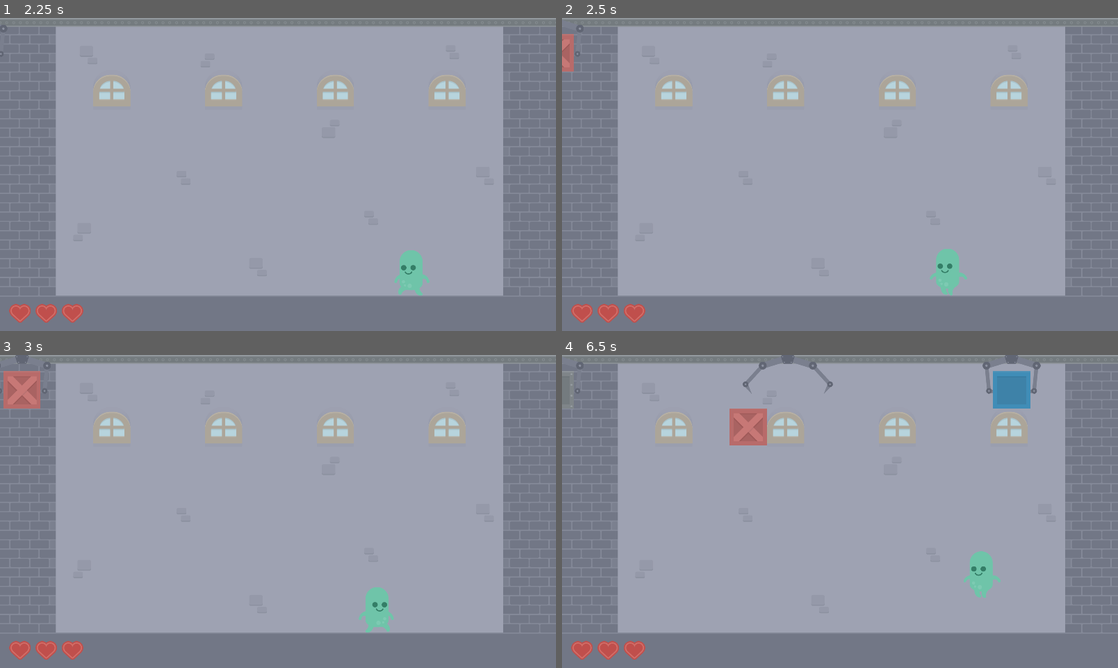
Above: before the commit, frames 1-4 (two rows, left to right).
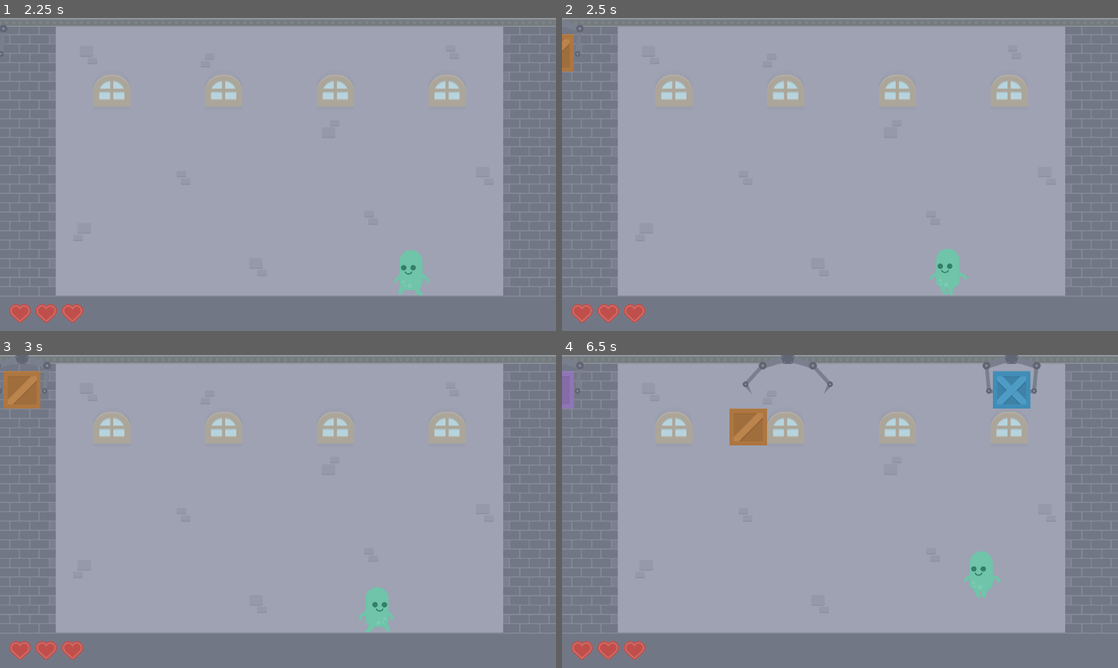
Above: after the commit, the same moments.

Repository: staskozin/stack-attack
Game: Godot game, scene res://scenes/main.tscn
Two runs of this game, one before a commit and one after it. Both use one fixed random seed, a clock stepped at 60 frames per second and the inputs below.
Inputs:
- Up to frame 1 (2.25 s): hold D (input_right) 0.53-2.03 s; tap W (input_up) at 0.77, 1.52 s; hold A (input_left) from 2.03 s (still down)
- Up to frame 2 (2.5 s): keep holding A (input_left)
- Up to frame 3 (3 s): release A (input_left) at 2.78 s; hold D (input_right) from 2.78 s (still down)
- Up to frame 4 (6.5 s): tap W (input_up) at 3.02, 3.77, 4.52, 6.02 s; release D (input_right) at 4.28 s; hold A (input_left) 4.28-5.03 s; hold D (input_right) 5.03-5.78 s; hold A (input_left) from 5.78 s (still down)

Frame 1 is identical in both runs. In frame 2, 0.3% of the frame differs, in the area x 0-3%, y 5-18%; in frame 3, 0.8%; in frame 4, 1.3%, in the area x 0-84%, y 5-29%.

Commit message:
Костыльно реализовал тяжелый ящик
Обязательно переделать, потому что с кранов нужно будет сбрасывать и бонусы

Diff:
--- /dev/null
+++ b/scenes/metal_box.tscn
@@ -0,0 +1,146 @@
+[gd_scene load_steps=16 format=3 uid="uid://q8qresqbf7bw"]
+
+[ext_resource type="Script" path="res://scripts/metal_box.gd" id="1_el74f"]
+[ext_resource type="Texture2D" uid="uid://m7q2qhtig51t" path="res://assets/sprites/box/brown0.png" id="2_oe6t3"]
+[ext_resource type="Texture2D" uid="uid://bb3mf27vb76v0" path="res://assets/sprites/box/brown3.png" id="3_adnh8"]
+[ext_resource type="Script" path="res://scripts/states/state_machine.gd" id="4_mexr3"]
+[ext_resource type="Script" path="res://scripts/states/metal_box/idle.gd" id="5_qjkc0"]
+[ext_resource type="Script" path="res://scripts/states/metal_box/move_down.gd" id="6_dshss"]
+[ext_resource type="Script" path="res://scripts/states/metal_box/exploding.gd" id="7_dmwky"]
+
+[sub_resource type="RectangleShape2D" id="RectangleShape2D_dehl2"]
+size = Vector2(128, 128)
+
+[sub_resource type="Curve" id="Curve_cajyl"]
+_data = [Vector2(0, 0.307692), 0.0, 0.0, 0, 0, Vector2(1, 0.307692), 0.0, 0.0, 0, 0]
+point_count = 2
+
+[sub_resource type="Curve" id="Curve_gs38i"]
+_data = [Vector2(0, 1), 0.0, 0.0, 0, 0, Vector2(1, 1), 0.0, 0.0, 0, 0]
+point_count = 2
+
+[sub_resource type="Curve" id="Curve_ggfqw"]
+_data = [Vector2(0, 1), 0.0, 0.0, 0, 0, Vector2(1, 1), 0.0, 0.0, 0, 0]
+point_count = 2
+
+[sub_resource type="CurveXYZTexture" id="CurveXYZTexture_73vgd"]
+curve_x = SubResource("Curve_cajyl")
+curve_y = SubResource("Curve_gs38i")
+curve_z = SubResource("Curve_ggfqw")
+
+[sub_resource type="ParticleProcessMaterial" id="ParticleProcessMaterial_jg4u5"]
+particle_flag_disable_z = true
+emission_shape = 3
+emission_box_extents = Vector3(64, 64, 0)
+angle_min = -180.0
+angle_max = 180.0
+direction = Vector3(0, -1, 0)
+spread = 90.0
+initial_velocity_min = 256.0
+initial_velocity_max = 256.0
+angular_velocity_min = -100.0
+angular_velocity_max = 100.0
+gravity = Vector3(0, 800, 0)
+linear_accel_min = 1.0
+linear_accel_max = 1.0
+scale_min = 0.6
+scale_max = 0.8
+scale_curve = SubResource("CurveXYZTexture_73vgd")
+collision_mode = 2
+
+[sub_resource type="RectangleShape2D" id="RectangleShape2D_lxx8y"]
+size = Vector2(122, 1)
+
+[sub_resource type="RectangleShape2D" id="RectangleShape2D_cnuru"]
+size = Vector2(1, 122)
+
+[node name="MetalBox" type="AnimatableBody2D" groups=["box"]]
+collision_mask = 0
+script = ExtResource("1_el74f")
+
+[node name="Texture" type="Sprite2D" parent="."]
+texture = ExtResource("2_oe6t3")
+
+[node name="CollisionShape" type="CollisionShape2D" parent="."]
+shape = SubResource("RectangleShape2D_dehl2")
+
+[node name="Explosion" type="GPUParticles2D" parent="."]
+z_index = 4096
+emitting = false
+amount = 7
+process_material = SubResource("ParticleProcessMaterial_jg4u5")
+texture = ExtResource("3_adnh8")
+lifetime = 3.0
+one_shot = true
+explosiveness = 1.0
+fixed_fps = 0
+interpolate = false
+collision_base_size = 0.6
+visibility_rect = Rect2(-782, -159, 1658, 1080)
+draw_order = 0
+
+[node name="DEBUG" type="VBoxContainer" parent="."]
+visible = false
+offset_left = -64.0
+offset_top = -64.0
+offset_right = 64.0
+offset_bottom = 64.0
+
+[node name="Position" type="Label" parent="DEBUG"]
+layout_mode = 2
+theme_override_font_sizes/font_size = 14
+
+[node name="State" type="Label" parent="DEBUG"]
+layout_mode = 2
+theme_override_font_sizes/font_size = 14
+
+[node name="FieldPos" type="Label" parent="DEBUG"]
+layout_mode = 2
+theme_override_font_sizes/font_size = 14
+
+[node name="ToFieldPos" type="Label" parent="DEBUG"]
+layout_mode = 2
+theme_override_font_sizes/font_size = 14
+
+[node name="StateMachine" type="Node" parent="." node_paths=PackedStringArray("initial_state")]
+unique_name_in_owner = true
+script = ExtResource("4_mexr3")
+initial_state = NodePath("Idle")
+
+[node name="Idle" type="Node" parent="StateMachine"]
+script = ExtResource("5_qjkc0")
+
+[node name="MoveDown" type="Node" parent="StateMachine"]
+script = ExtResource("6_dshss")
+
+[node name="Exploding" type="Node" parent="StateMachine"]
+script = ExtResource("7_dmwky")
+
+[node name="BottomSide" type="Area2D" parent="."]
+unique_name_in_owner = true
+collision_layer = 0
+collision_mask = 2
+
+[node name="CollisionShape" type="CollisionShape2D" parent="BottomSide"]
+position = Vector2(0, 64.5)
+shape = SubResource("RectangleShape2D_lxx8y")
+
+[node name="LeftSide" type="Area2D" parent="."]
+unique_name_in_owner = true
+collision_layer = 0
+collision_mask = 2
+
+[node name="CollisionShape" type="CollisionShape2D" parent="LeftSide"]
+position = Vector2(-64.5, 0)
+shape = SubResource("RectangleShape2D_cnuru")
+
+[node name="RightSide" type="Area2D" parent="."]
+unique_name_in_owner = true
+collision_layer = 0
+collision_mask = 2
+
+[node name="CollisionShape" type="CollisionShape2D" parent="RightSide"]
+position = Vector2(64.5, 0)
+shape = SubResource("RectangleShape2D_cnuru")
+
+[connection signal="body_entered" from="BottomSide" to="." method="_on_bottom_side_body_entered"]
--- a/scripts/autoloads/field.gd
+++ b/scripts/autoloads/field.gd
@@ -44,15 +44,15 @@
 	var clusters: Dictionary = clusterize_boxes_by_color()
 	for color in clusters.keys():
 		for cluster in clusters[color]:
-			if len(cluster) >= 3 and cluster.all(func (b: Box): return b.is_in_state("Idle")):
+			if len(cluster) >= 3 and cluster.all(func (b): return b.is_in_state("Idle")):
 				for b in cluster:
 					b.destroy()
 
 
-func get_full_rows_of_boxes() -> Array[Box]:
-	var boxes: Array[Box] = []
+func get_full_rows_of_boxes() -> Array:
+	var boxes: Array = []
 	for row in get_rows():
-		if row.all(func (b): return b is Box and b.is_in_state("Idle")):
+		if row.all(func (b): return (b is Box or b is MetalBox) and b.is_in_state("Idle")):
 			boxes.append_array(row)
 	return boxes
 
@@ -76,7 +76,7 @@
 			visited[i].append(false)
 	for x in range(width):
 		for y in range(height):
-			if not visited[x][y] and field[x][y] is Box:
+			if not visited[x][y] and (field[x][y] is Box or field[x][y] is MetalBox):
 				var color: String = field[x][y].color
 				var cluster: Array = []
 				dfs(x, y, color, cluster, visited)
--- a/scripts/crane.gd
+++ b/scripts/crane.gd
@@ -8,6 +8,11 @@
 var drop_position: int
 var dropped: bool = false
 var box_color: String
+var selected_box: String
+var choices: Dictionary = {
+	"box": spawn_box,
+	"metal_box": spawn_metal_box
+}
 
 
 func _ready() -> void:
@@ -15,8 +20,14 @@
 	position.x = -121 if to_right else 2041
 	drop_to_column = Field.get_legal_columns().pick_random()
 	drop_position = Field.get_tile_position(Vector2i(drop_to_column, 0)).x
-	var colors = ["brown", "red", "green", "blue", "purple", "metal"]
-	box_color = colors.pick_random()
+	# Решаем что дропнуть
+	var roll: float = randf()
+	if roll <= 0.83:
+		selected_box = "box"
+		box_color = ["brown", "red", "green", "blue", "purple"].pick_random()
+	else:
+		selected_box = "metal_box"
+		box_color = "metal"
 	%BoxTexture.texture = ResourceLoader.load("res://assets/sprites/box/" + box_color + str(randi_range(0, 3)) + ".png")
 
 
@@ -26,7 +37,7 @@
 		if not dropped and position.x >= drop_position:
 			if Field.get_legal_columns().has(drop_to_column) \
 			and Field.is_col_has_empty_slot(drop_to_column):
-				spawn_box()
+				drop()
 			else:
 				var sliced: Array
 				sliced = Field.get_legal_columns().slice(drop_to_column + 1)
@@ -41,7 +52,7 @@
 		if  not dropped and position.x <= drop_position:
 			if Field.get_legal_columns().has(drop_to_column) \
 			and Field.is_col_has_empty_slot(drop_to_column):
-				spawn_box()
+				drop()
 			else:
 				var sliced: Array
 				sliced = Field.get_legal_columns().slice(0, drop_to_column)
@@ -53,19 +64,37 @@
 			queue_free()
 
 
-func spawn_box() -> void:
+func drop() -> void:
 	dropped = true
 	%AnimationPlayer.play("drop")
 	%BoxTexture.visible = false
 	$CollisionShape.queue_free()
-	var box: AnimatableBody2D = preload("res://scenes/box.tscn").instantiate()
+	choices[selected_box].call(drop_to_column)
+
+
+func spawn_box(col: int) -> void:
+	var box: Box = preload("res://scenes/box.tscn").instantiate()
 	box.get_node("Texture").texture = %BoxTexture.texture
 	box.get_node("Explosion").texture = ResourceLoader.load("res://assets/sprites/box/" + box_color + str(3) + ".png")
 	box.color = box_color
-	box.position = Vector2(Field.start_x + Field.tile_size * drop_to_column, Field.start_y)
-	box.x = drop_to_column
+	box.position = Vector2(Field.start_x + Field.tile_size * col, Field.start_y)
+	box.x = col
 	box.y = 0
-	box.to_x = drop_to_column
+	box.to_x = col
 	box.to_y = 0
 	Field.field[box.x][box.y] = box
 	get_tree().root.get_node("Main/Boxes").add_child(box)
+
+
+func spawn_metal_box(col: int) -> void:
+	var box: MetalBox = preload("res://scenes/metal_box.tscn").instantiate()
+	box.get_node("Texture").texture = %BoxTexture.texture
+	box.get_node("Explosion").texture = ResourceLoader.load("res://assets/sprites/box/metal" + str(3) + ".png")
+	box.color = "metal"
+	box.position = Vector2(Field.start_x + Field.tile_size * col, Field.start_y)
+	box.x = col
+	box.y = 0
+	box.to_x = col
+	box.to_y = 0
+	Field.field[box.x][box.y] = box
+	get_tree().root.get_node("Main/Boxes").add_child(box)
--- /dev/null
+++ b/scripts/metal_box.gd
@@ -0,0 +1,69 @@
+class_name MetalBox
+extends AnimatableBody2D
+
+
+@export var speed: int = 200
+
+var x: int
+var y: int
+var to_x: int
+var to_y: int
+var color: String
+var player_on_left: bool = false
+var player_on_right: bool = false
+var player: Player = null
+
+
+func _ready() -> void:
+	%LeftSide.body_entered.connect(_on_left_side_body_entered)
+	%RightSide.body_entered.connect(_on_right_side_body_entered)
+	%LeftSide.body_exited.connect(_on_left_side_body_exited)
+	%RightSide.body_exited.connect(_on_right_side_body_exited)
+
+
+func destroy() -> void:
+	%StateMachine.current_state.transitioned.emit(%StateMachine.current_state, "exploding")
+
+
+func _physics_process(_delta: float) -> void:
+	$DEBUG/Position.text = str(position)
+	$DEBUG/State.text = %StateMachine.current_state.name
+	$DEBUG/FieldPos.text = "(" + str(x) + ", " + str(y) + ")"
+	$DEBUG/ToFieldPos.text = "(" + str(to_x) + ", " + str(to_y) + ")"
+
+
+func is_in_state(state: String) -> bool:
+	if not %StateMachine.current_state:
+		return false
+	return %StateMachine.current_state.name.to_lower() == state.to_lower()
+
+
+func _on_bottom_side_body_entered(body: PhysicsBody2D) -> void:
+	if body.name == "Player" and not player_on_left and not player_on_right:
+		destroy()
+		if body.destroy_timer <= 0.0:
+			body.hit()
+
+
+func _on_left_side_body_entered(body: PhysicsBody2D) -> void:
+	if body.name == "Player":
+		player_on_left = true
+		player = body
+
+
+func _on_right_side_body_entered(body: PhysicsBody2D) -> void:
+	if body.name == "Player":
+		player_on_right = true
+		player = body
+
+
+func _on_left_side_body_exited(body: PhysicsBody2D) -> void:
+	if body.name == "Player":
+		player_on_left = false
+		player = null
+
+
+func _on_right_side_body_exited(body: PhysicsBody2D) -> void:
+	if body.name == "Player":
+		player_on_right = false
+		player = null
--- /dev/null
+++ b/scripts/states/metal_box/exploding.gd
@@ -0,0 +1,17 @@
+class_name MetalBoxExploding
+extends MetalBoxState
+
+
+func enter() -> void:
+	var collision_shape: CollisionShape2D = root.get_node_or_null("CollisionShape")
+	if collision_shape:
+		collision_shape.queue_free()
+	%BottomSide.queue_free()
+	%LeftSide.queue_free()
+	%RightSide.queue_free()
+	Field.field[root.x][root.y] = null
+	root.get_node("Texture").visible = false
+	var explosion: GPUParticles2D = root.get_node("Explosion")
+	explosion.emitting = true
+	await get_tree().create_timer(explosion.lifetime).timeout
+	root.queue_free()
--- /dev/null
+++ b/scripts/states/metal_box/idle.gd
@@ -0,0 +1,17 @@
+class_name MetalBoxIdle
+extends MetalBoxState
+
+
+func enter() -> void:
+	root.position = Field.get_tile_position(Vector2i(root.x, root.y))
+	Field.destroy_matching_boxes()
+
+
+func physics_update(_delta: float) -> void:
+	var coords: Vector2i = Vector2i(root.x, root.y)
+	if not Field.is_bottom_left_in_state(coords, ["MoveRight"]) \
+	and not Field.is_bottom_right_in_state(coords, ["MoveLeft"]) \
+	and (Field.is_bottom_empty(coords) \
+	or Field.is_bottom_in_state(coords, ["MoveDown"])):
+		root.to_y += 1
+		transitioned.emit(self, "MoveDown")
--- /dev/null
+++ b/scripts/states/metal_box/move_down.gd
@@ -0,0 +1,18 @@
+class_name MetalBoxMoveDown
+extends MetalBoxState
+
+
+func physics_update(delta: float) -> void:
+	if root.y < root.to_y:
+		root.position.y += root.speed * delta
+		if root.position.y >= Field.get_tile_position(Vector2(root.x, root.to_y)).y:
+			Field.move(root, Vector2i(root.x, root.y + 1))
+			var coords = Vector2i(root.x, root.y)
+			if not Field.is_bottom_left_in_state(coords, ["MoveRight"]) \
+			and not Field.is_bottom_right_in_state(coords, ["MoveLeft"]) \
+			and (Field.is_bottom_empty(coords) \
+			or Field.is_bottom_in_state(coords, ["MoveDown"])):
+				if Field.is_bottom_empty(coords):
+					root.to_y += 1
+	else:
+		transitioned.emit(self, "Idle")
--- /dev/null
+++ b/scripts/states/metal_box/state.gd
@@ -0,0 +1,5 @@
+class_name MetalBoxState
+extends State
+
+
+@onready var root = get_parent().get_parent()
